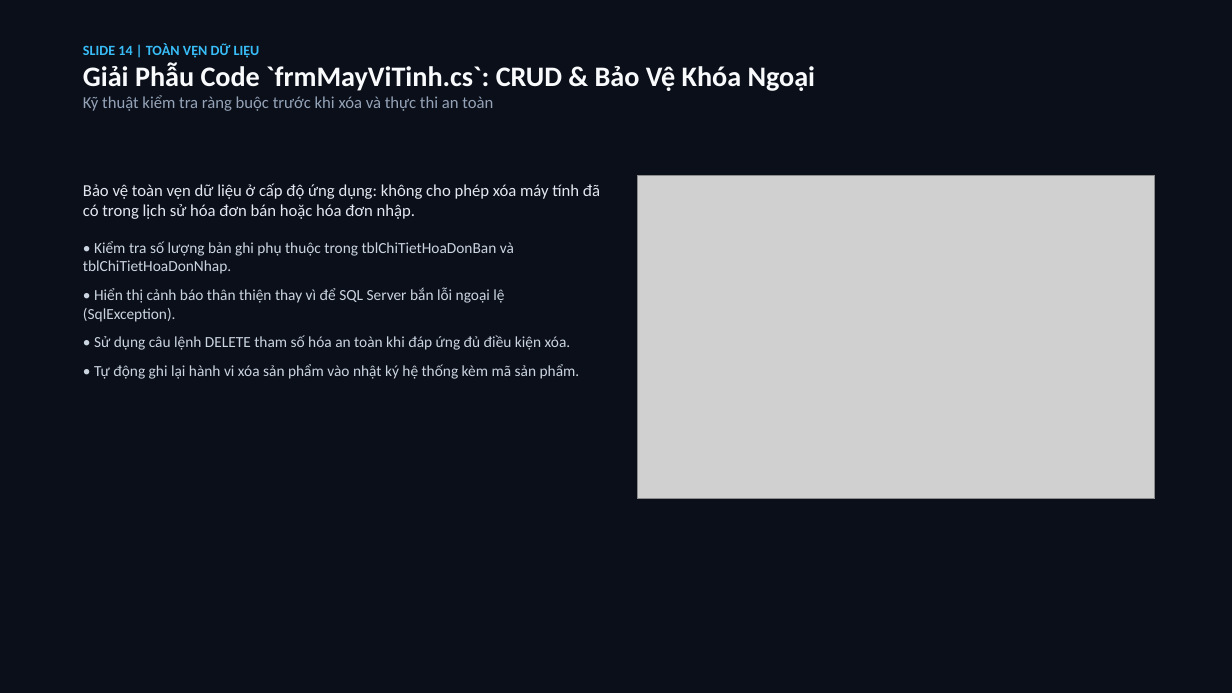
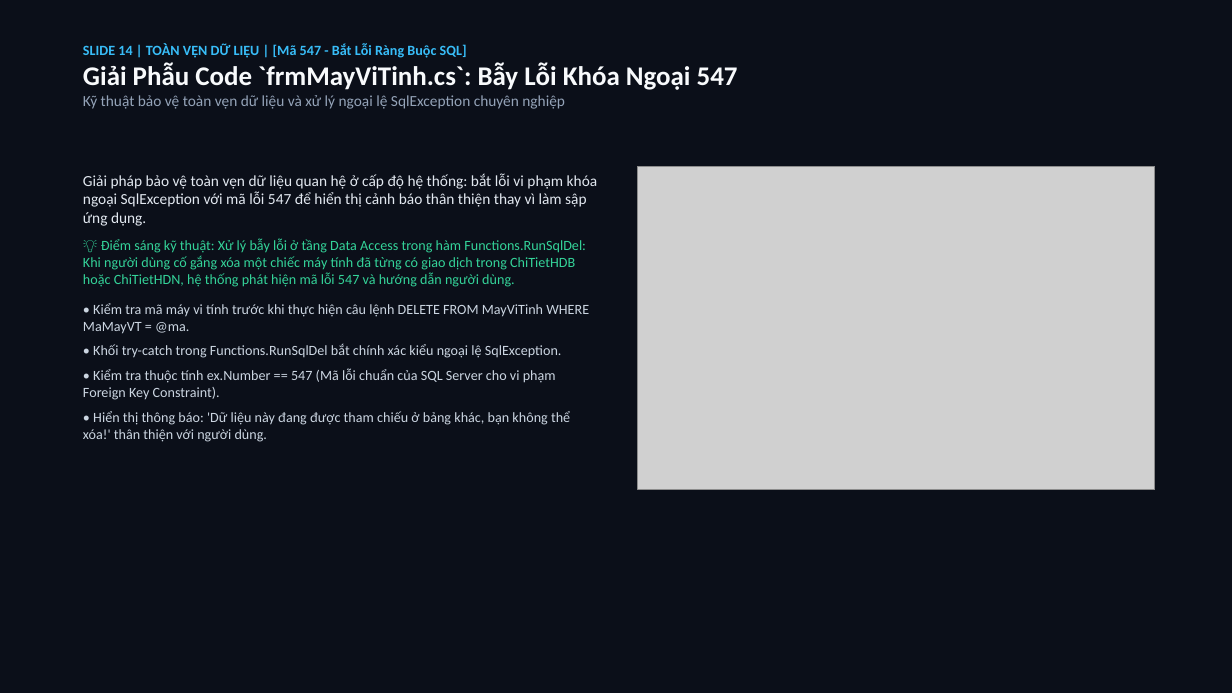
Before and after one commit to hoanganh15092006/BTLLAPTRINHTRUCQUAN, a slide deck: slide 14 of Presentation/QLBanMayViTinh_32_Slides.pptx. Drawn at 1232x693 pixels with LibreOffice and Linux fonts; fonts in the diff are those of the drawing; grey boxes stand for pictures. Boxes give left, top, right and bottom in pixels: in the first picture for what was removed or moved away, otherwise in the second. Text is boxed around its words. In the diff, an @@ line names an element or a change of style, - is before the commit and + after.

```diff
--- a/Presentation/QLBanMayViTinh_32_Slides.pptx
+++ b/Presentation/QLBanMayViTinh_32_Slides.pptx
@@ text at [83, 43, 738, 109]: text changed; size 22 to 12 pt; text colour #F8FAFC to #94A3B8 @@
-SLIDE 14 | TOÀN VẸN DỮ LIỆU
-Giải Phẫu Code `frmMayViTinh.cs`: CRUD & Bảo Vệ Khóa Ngoại
-Kỹ thuật kiểm tra ràng buộc trước khi xóa và thực thi an toàn
+SLIDE 14 | TOÀN VẸN DỮ LIỆU | [Mã 547 - Bắt Lỗi Ràng Buộc SQL]
+Giải Phẫu Code `frmMayViTinh.cs`: Bẫy Lỗi Khóa Ngoại 547
+Kỹ thuật bảo vệ toàn vẹn dữ liệu và xử lý ngoại lệ SqlException chuyên nghiệp
@@ text at [83, 173, 598, 442]: text changed; size 12 to 11 pt @@
-Bảo vệ toàn vẹn dữ liệu ở cấp độ ứng dụng: không cho phép xóa máy tính đã có trong lịch sử hóa đơn bán hoặc hóa đơn nhập.
-• Kiểm tra số lượng bản ghi phụ thuộc trong tblChiTietHoaDonBan và tblChiTietHoaDonNhap.
-• Hiển thị cảnh báo thân thiện thay vì để SQL Server bắn lỗi ngoại lệ (SqlException).
-• Sử dụng câu lệnh DELETE tham số hóa an toàn khi đáp ứng đủ điều kiện xóa.
-• Tự động ghi lại hành vi xóa sản phẩm vào nhật ký hệ thống kèm mã sản phẩm.
+Giải pháp bảo vệ toàn vẹn dữ liệu quan hệ ở cấp độ hệ thống: bắt lỗi vi phạm khóa ngoại SqlException với mã lỗi 547 để hiển thị cảnh báo thân thiện thay vì làm sập ứng dụng.
+💡 Điểm sáng kỹ thuật: Xử lý bẫy lỗi ở tầng Data Access trong hàm Functions.RunSqlDel: Khi người dùng cố gắng xóa một chiếc máy tính đã từng có giao dịch trong ChiTietHDB hoặc ChiTietHDN, hệ thống phát hiện mã lỗi 547 và hướng dẫn người dùng.
+• Kiểm tra mã máy vi tính trước khi thực hiện câu lệnh DELETE FROM MayViTinh WHERE MaMayVT = @ma.
+• Khối try-catch trong Functions.RunSqlDel bắt chính xác kiểu ngoại lệ SqlException.
+• Kiểm tra thuộc tính ex.Number == 547 (Mã lỗi chuẩn của SQL Server cho vi phạm Foreign Key Constraint).
+• Hiển thị thông báo: 'Dữ liệu này đang được tham chiếu ở bảng khác, bạn không thể xóa!' thân thiện với người dùng.
@@ picture: place and size @@
-picture at [638, 176, 1155, 499]
+picture at [638, 166, 1155, 490]
```
Also in this commit, not shown: 28 other slides changed, 3 slides added, 3 slides removed, 26 other files.
